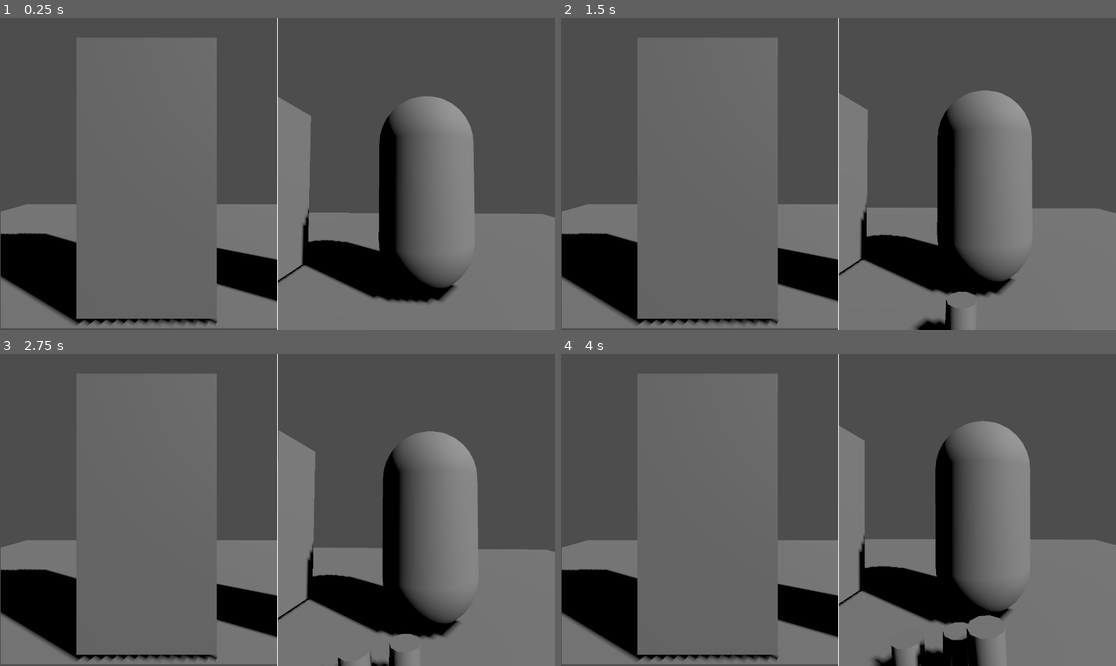
Above: before the commit, frames 1-4 (two rows, left to right).
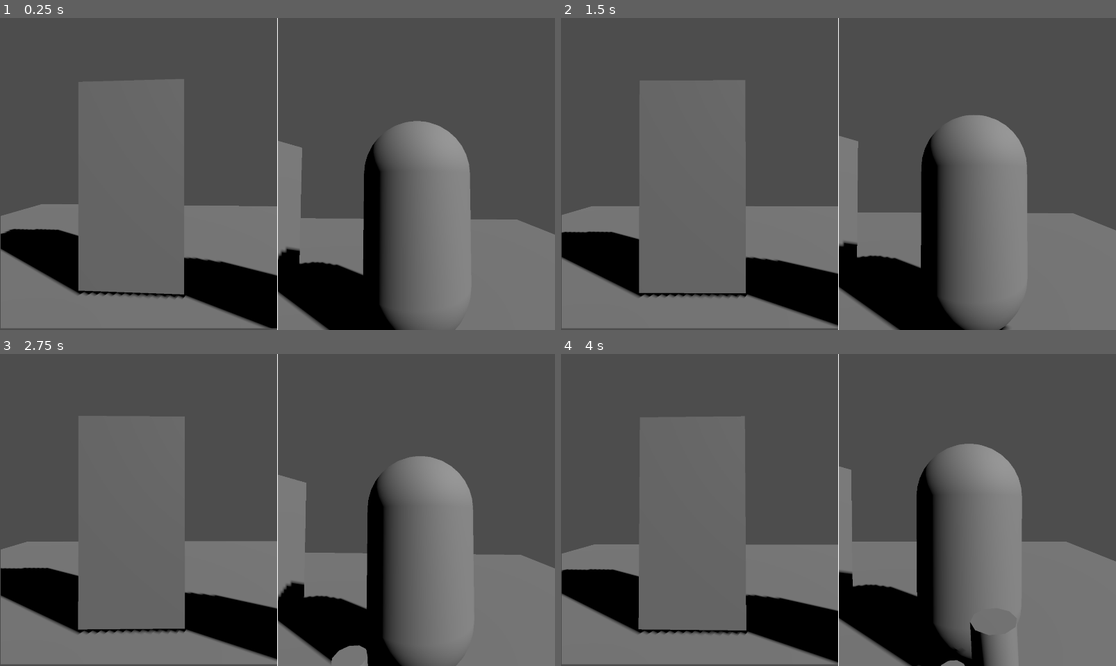
Above: after the commit, the same moments.

Repository: tombuben/automat
Game: Godot game, scene res://Scenes/main_scene.tscn
Two runs of this game, one before a commit and one after it. Both use one fixed random seed, a clock stepped at 60 frames per second and the inputs below. The project has no main scene, so this scene is started directly.
Inputs (mouse positions are in pixels of both pictures, inside the frame that each line leads up to):
- Up to frame 1 (0.25 s): no input
- Up to frame 2 (1.5 s): move the mouse to (960, 158) at 0.52 s; click (960, 158) at 0.67 s; move the mouse to (727, 189) at 1.27 s; click (727, 189) at 1.42 s
- Up to frame 3 (2.75 s): move the mouse to (333, 441) at 2.02 s; click (333, 441) at 2.17 s
- Up to frame 4 (4 s): move the mouse to (810, 572) at 2.77 s; click (810, 572) at 2.92 s; move the mouse to (1005, 556) at 3.52 s; click (1005, 556) at 3.67 s

The runs differ from the first frame. In frame 1, 23% of the frame differs, in the area x 0-100%, y 6-100%; in frame 2, 23%; in frame 3, 22%; in frame 4, 23%.

Commit message:
Add rotate around

Diff:
--- a/Scenes/main_scene.tscn
+++ b/Scenes/main_scene.tscn
@@ -1,11 +1,17 @@
-[gd_scene load_steps=5 format=3 uid="uid://b6qthxoydelxv"]
+[gd_scene load_steps=7 format=3 uid="uid://b6qthxoydelxv"]
 
 [ext_resource type="Script" uid="uid://c56o0l1eo5f5k" path="res://Scripts/world_view.gd" id="1_52fb6"]
 [ext_resource type="PackedScene" uid="uid://c2vjbnjw2np13" path="res://Subscenes/random_item.tscn" id="2_6l7je"]
+[ext_resource type="Script" uid="uid://dmbu0fdp3hxqq" path="res://Scripts/rotate_around.gd" id="2_x6ack"]
 [ext_resource type="PackedScene" uid="uid://b8l8mhyb5sfwf" path="res://Subscenes/random_person.tscn" id="3_jv6wh"]
 
 [sub_resource type="BoxShape3D" id="BoxShape3D_6l7je"]
 size = Vector3(10, 0.1, 10)
+
+[sub_resource type="Curve" id="Curve_jv6wh"]
+_limits = [0.0, 1.0, 0.0, 2.0]
+_data = [Vector2(0, 0), 0.0, 0.0, 0, 0, Vector2(1, 0.05), 0.0, 0.0, 0, 0, Vector2(2, 0.01), 0.0, 0.0, 0, 0]
+point_count = 3
 
 [node name="MainScene" type="Node3D"]
 
@@ -26,7 +32,7 @@
 shadow_enabled = true
 
 [node name="RandomPerson" parent="." instance=ExtResource("3_jv6wh")]
-transform = Transform3D(1, 0, 0, 0, 1, 0, 0, 0, 1, 0.941919, 1.05, 0.190989)
+transform = Transform3D(1, 0, 0, 0, 1, 0, 0, 0, 1, 1.39046, 1.05, 1.08943)
 
 [node name="Control" type="Control" parent="."]
 layout_mode = 3
@@ -46,8 +52,12 @@
 size = Vector2i(960, 1080)
 render_target_update_mode = 4
 
-[node name="AutomatView" type="Camera3D" parent="Control/SubViewportContainer/SubViewport"]
-transform = Transform3D(1, 0, 0, 0, 1, 0, 0, 0, 1, -1.21831, 1.12251, 1.79181)
+[node name="RotateAround" type="Node3D" parent="Control/SubViewportContainer/SubViewport"]
+transform = Transform3D(1, 0, 0, 0, 1, 0, 0, 0, 1, -1.09219, 1.2135, 0.168213)
+script = ExtResource("2_x6ack")
+
+[node name="AutomatView" type="Camera3D" parent="Control/SubViewportContainer/SubViewport/RotateAround"]
+transform = Transform3D(1, 0, 0, 0, 1, 0, 0, 0, 1, 0, 0, 2.08913)
 
 [node name="SubViewportContainer2" type="SubViewportContainer" parent="Control"]
 layout_mode = 0
@@ -60,15 +70,19 @@
 size = Vector2i(960, 1080)
 render_target_update_mode = 4
 
-[node name="WorldView" type="Camera3D" parent="Control/SubViewportContainer2/SubViewport"]
-transform = Transform3D(1, 0, 0, 0, 1, 0, 0, 0, 1, 0.934347, 1.13596, 2.39703)
+[node name="Node3D" type="Node3D" parent="Control/SubViewportContainer2/SubViewport"]
+transform = Transform3D(1, 0, 0, 0, 1, 0, 0, 0, 1, 1.47223, 1.46115, 3.07052)
+
+[node name="WorldView" type="Camera3D" parent="Control/SubViewportContainer2/SubViewport/Node3D"]
 script = ExtResource("1_52fb6")
-spawnItem = ExtResource("2_6l7je")
+spawn_shootable = ExtResource("2_6l7je")
+shake_curve = SubResource("Curve_jv6wh")
 
-[node name="AimRotation" type="Node3D" parent="Control/SubViewportContainer2/SubViewport/WorldView"]
+[node name="AimRotation" type="Node3D" parent="Control/SubViewportContainer2/SubViewport/Node3D/WorldView"]
 transform = Transform3D(1, 0, 0, 0, 1, 0, 0, 0, 1, 0, -0.5, -0.7)
 
-[node name="SpawnPosition" type="Node3D" parent="Control/SubViewportContainer2/SubViewport/WorldView/AimRotation"]
+[node name="SpawnPosition" type="Node3D" parent="Control/SubViewportContainer2/SubViewport/Node3D/WorldView/AimRotation"]
+transform = Transform3D(1, 0, 0, 0, 1, 0, 0, 0, 1, 0, 0.199625, 0.263818)
 
 [node name="ColorRect" type="ColorRect" parent="Control"]
 layout_mode = 2
--- /dev/null
+++ b/Scripts/rotate_around.gd
@@ -0,0 +1,21 @@
+extends Node3D
+
+func _process(delta: float) -> void:
+	var mouse_pos = get_viewport().get_mouse_position()
+	var viewport_rect = get_viewport().get_visible_rect()
+	if not viewport_rect.has_point(mouse_pos):
+		mouse_pos = get_viewport().get_visible_rect().size / 2
+
+	handle_camera_rotation(delta, mouse_pos)
+
+func handle_camera_rotation(delta: float, mouse_pos : Vector2) -> void:
+	var relative_position = mouse_pos / get_viewport().get_visible_rect().size.y
+	relative_position.x = (relative_position.x * 2) - 1
+	relative_position.y = (relative_position.y * 2) - 1
+	var relative_angle = relative_position * 0.2
+
+	var current_camera_quat = basis.get_rotation_quaternion()
+	var target_camera_quat = quaternion.from_euler(Vector3(relative_angle.y, relative_angle.x, 0))
+	var camera_rotation_speed = 2.0
+	var new_camera_quat = current_camera_quat.slerp(target_camera_quat, delta * camera_rotation_speed)
+	basis = Basis(new_camera_quat)
--- a/Scripts/world_view.gd
+++ b/Scripts/world_view.gd
@@ -2,8 +2,11 @@
 
 @onready var aim_rotation = $AimRotation
 @onready var spawn_position = $AimRotation/SpawnPosition
-@onready var aim_plane = $AimPlane
-@export var spawnItem : PackedScene
+@onready var aim_plane : AnimationPlayer = $AimPlane
+@onready var animation_player = $AnimationPlayer
+@export var spawn_shootable : PackedScene
+
+@export var shake_curve : Curve
 
 var screen_position : Vector2
 
@@ -18,24 +21,34 @@
 	elif event is InputEventMouseMotion:
 		screen_position = event.position
 
-
-
 var object_to_shoot : RigidBody3D
 var charge_duration : float
 var rotated_fast : bool
-var tween : Tween
+var rotate_object_tween : Tween
+var push_back_camera_tween : Tween
 
 func charge() -> void:
 	if object_to_shoot != null:
 		return
-	object_to_shoot = spawnItem.instantiate()
+	object_to_shoot = spawn_shootable.instantiate()
 	spawn_position.add_child(object_to_shoot)
 	object_to_shoot.freeze = true
 	charge_duration = 0
 	rotated_fast = false
 
+func _process(delta: float) -> void:
+	var mouse_pos = get_viewport().get_mouse_position()
+	var viewport_rect = get_viewport().get_visible_rect()
+	if not viewport_rect.has_point(mouse_pos):
+		screen_position = get_viewport().get_visible_rect().size / 2
 
-func _process(delta: float) -> void:
+	handle_camera_rotation(delta)
+
+	if object_to_shoot != null:
+		handle_object_aim_rotation(delta)
+		handle_camera_shake()
+
+func handle_camera_rotation(delta: float) -> void:
 
 	var relative_position = screen_position / get_viewport().get_visible_rect().size.y
 	relative_position.x = (relative_position.x * 2) - 1
@@ -49,39 +62,43 @@
 	var new_camera_quat = current_camera_quat.slerp(target_camera_quat, delta * camera_rotation_speed)
 	basis = Basis(new_camera_quat)
 
-	if object_to_shoot != null:
-		spawn_position.rotate_z(charge_duration / 5)
-		charge_duration += delta
+func handle_object_aim_rotation(delta: float) -> void:
+	spawn_position.rotate_z(charge_duration / 5)
+	charge_duration += delta
 
-		var direction = project_ray_normal(screen_position)
-		var target_basis = Basis().looking_at(direction, Vector3.UP)
+	var direction = project_ray_normal(screen_position)
+	var target_basis = Basis().looking_at(direction, Vector3.UP)
 
-		var current_quat = aim_rotation.basis.get_rotation_quaternion()
-		var target_quat = target_basis.get_rotation_quaternion()
+	var current_quat = aim_rotation.basis.get_rotation_quaternion()
+	var target_quat = target_basis.get_rotation_quaternion()
 
-		var aim_rotation_speed = 2.0
-		var new_quat = current_quat.slerp(target_quat, delta * aim_rotation_speed)
-		aim_rotation.transform.basis = Basis(new_quat)
+	var aim_rotation_speed = 2.0
+	var new_quat = current_quat.slerp(target_quat, delta * aim_rotation_speed)
+	aim_rotation.transform.basis = Basis(new_quat)
 
-		if rotated_fast == false and charge_duration > 1:
-			tween = get_tree().create_tween()
+	if rotated_fast == false and charge_duration > 1:
+		rotate_object_tween = get_tree().create_tween()
 
-			var target_rotation = Vector3(
-				deg_to_rad(90),
-				deg_to_rad(0),
-				deg_to_rad(0)
-			)
+		var target_rotation = Vector3(
+			deg_to_rad(90),
+			deg_to_rad(0),
+			deg_to_rad(0)
+		)
 
-			tween.tween_property(object_to_shoot, "rotation", target_rotation, 1)
-			rotated_fast = true
+		rotate_object_tween.tween_property(object_to_shoot, "rotation", target_rotation, 1)
+		rotated_fast = true
+
+func handle_camera_shake() -> void:
+	var shake_strength = shake_curve.sample(charge_duration)
+	position = Vector3(randf_range(-shake_strength, shake_strength), randf_range(-shake_strength, shake_strength), 0)
 
 func shoot(screen_position) -> void:
 	if object_to_shoot == null:
 		print("no object")
 		return
 
-	if tween != null:
-		tween.stop()
+	if rotate_object_tween != null:
+		rotate_object_tween.stop()
 
 	var from = project_ray_origin(screen_position)
 	var ray_length = 2
@@ -96,7 +113,16 @@
 	applied_force += applied_force * charge_duration * 3
 	object_to_shoot.apply_central_impulse(applied_force)
 
-	print("impulse")
+
+	push_back_camera_tween = get_tree().create_tween()
+	var original_position = position
+	var push_position = Vector3(0, 0, 0.25 * charge_duration)
+	push_back_camera_tween.tween_property(self, "position", push_position, 0.06).set_trans(Tween.TRANS_BOUNCE)
+	push_back_camera_tween.tween_property(self, "position", original_position, 0.9)
+
 	object_to_shoot = null
 	charge_duration = 0
 	rotated_fast = false
+
+
+	#animation_player.play("camera_push_back")
Not shown, added: Scripts/rotate_around.gd.uid
